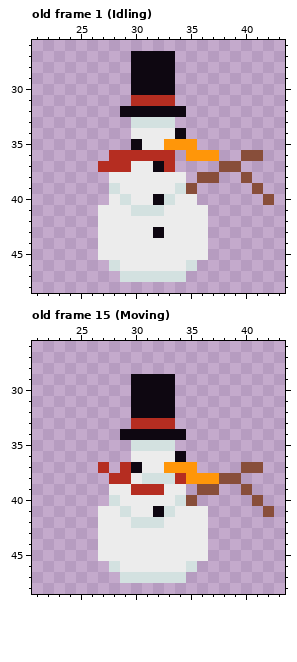
File history of a pixel-art file, Assets/Enemies/Snowman/T_Snowman.aseprite. That is the earlier state.
64x64 pixels, 16 frames. Shown: old frame 1 (Idling): x 21..43, y 26..48; old frame 15 (Moving): x 21..43, y 26..48. The commit also changed other frames, which this record leaves out.
Once edited:
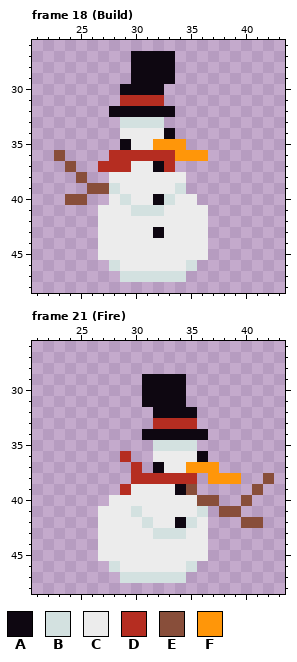
Palette (. is transparent): A #0e0711  B #d3e1e0  C #ececec  D #b52d21  E #884e3a  F #ff9609
A new or re-ordered frame is compared with the old frame closest to it.
The commit says: Snowman rapid fire and big shot moves
Edits made:
frames 16 -> 23
Changed rows in their new state; - is an unchanged pixel.
Frame 18 (Build) is new; against old frame 1 (Idling), layers "Arm", "Head":
first column x 23:
30 ------A---.---------
31 ------D---.---------
32 -----A-----.--------
33 ------B---.---------
34 ------C---A.--------
35 ------AC-F--.-------
36 E----------F--.--..-
37 -E-------------..---
38 --E----------..--.--
39 ---EE-------.-----.-
40 -EE----------------.
Frame 21 (Fire) is new; against old frame 15 (Moving), layers "Arm", "Head", "Torso":
first column x 27:
29 ---.---A--------
30 ---.---A--------
31 ---.---A--------
32 ---..--AA-------
33 ---..--DD-------
34 --..----AA------
35 ---..--BB-------
36 --D..--CCA------
37 .-.D.ACC-FF--..-
38 -..DDDD-D.-FF--E
39 -.DCCC-AE..--.E-
40 -C-----CCEE--E.-
41 --CB-CC--B-EE--.
42 ---C-C-AB----EE-
43 -----BBB--------
